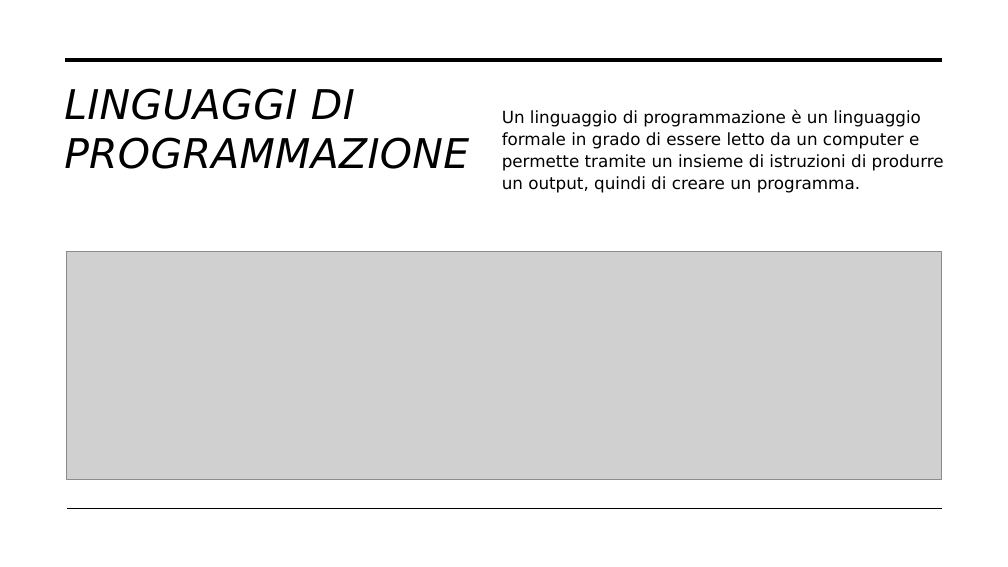
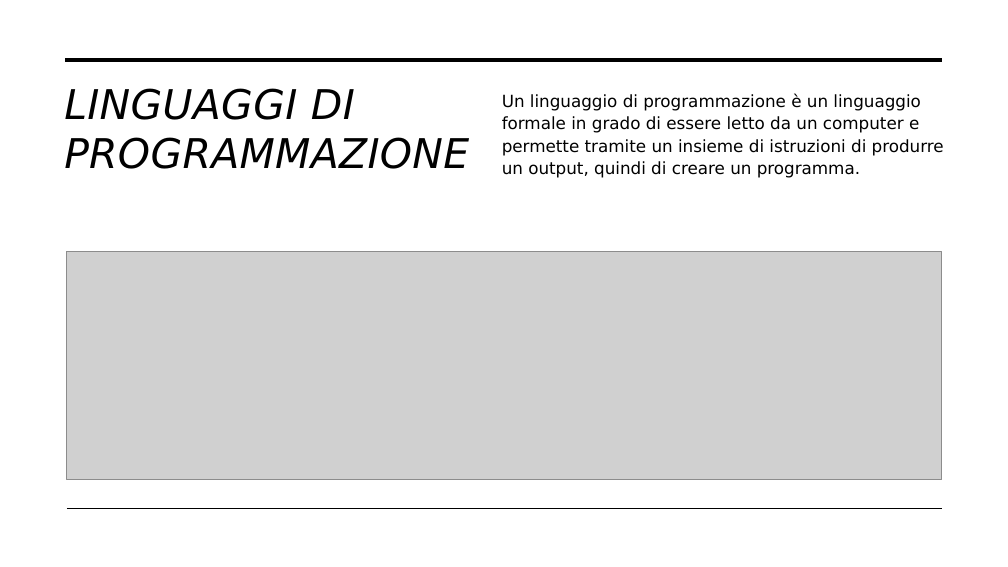
Before and after one commit to ViniciusJMoreira/corso-ifts, a slide deck: slide 45 of IFTS_Fondamenti_di_Programmazione_e_ingegnieria_del_software.pptx (slide 41 before the commit). Drawn at 1008x567 pixels with LibreOffice and Linux fonts; fonts in the diff are those of the drawing; grey boxes stand for pictures. Boxes give left, top, right and bottom in pixels: in the first picture for what was removed or moved away, otherwise in the second. Text is boxed around its words. In the diff, an @@ line names an element or a change of style, - is before the commit and + after.

```diff
--- a/IFTS_Fondamenti_di_Programmazione_e_ingegnieria_del_software.pptx
+++ b/IFTS_Fondamenti_di_Programmazione_e_ingegnieria_del_software.pptx
@@ text "Un linguaggio di programmazione è ..." moved from (x1=502, y1=110, x2=944, y2=193) to (x1=502, y1=94, x2=944, y2=178) @@
```
Also in this commit, not shown: 12 other slides changed, 5 slides added, 3 other files.
